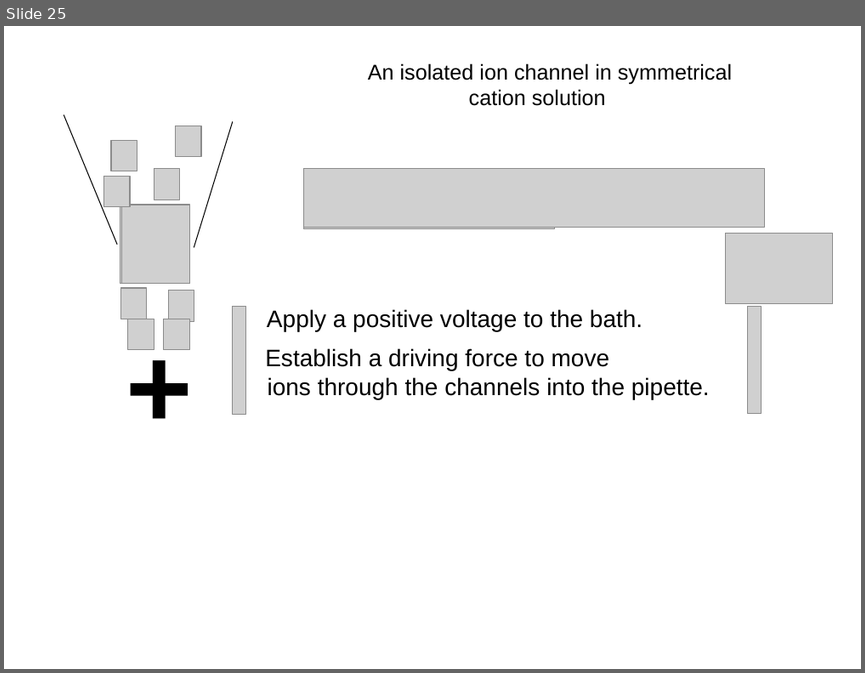
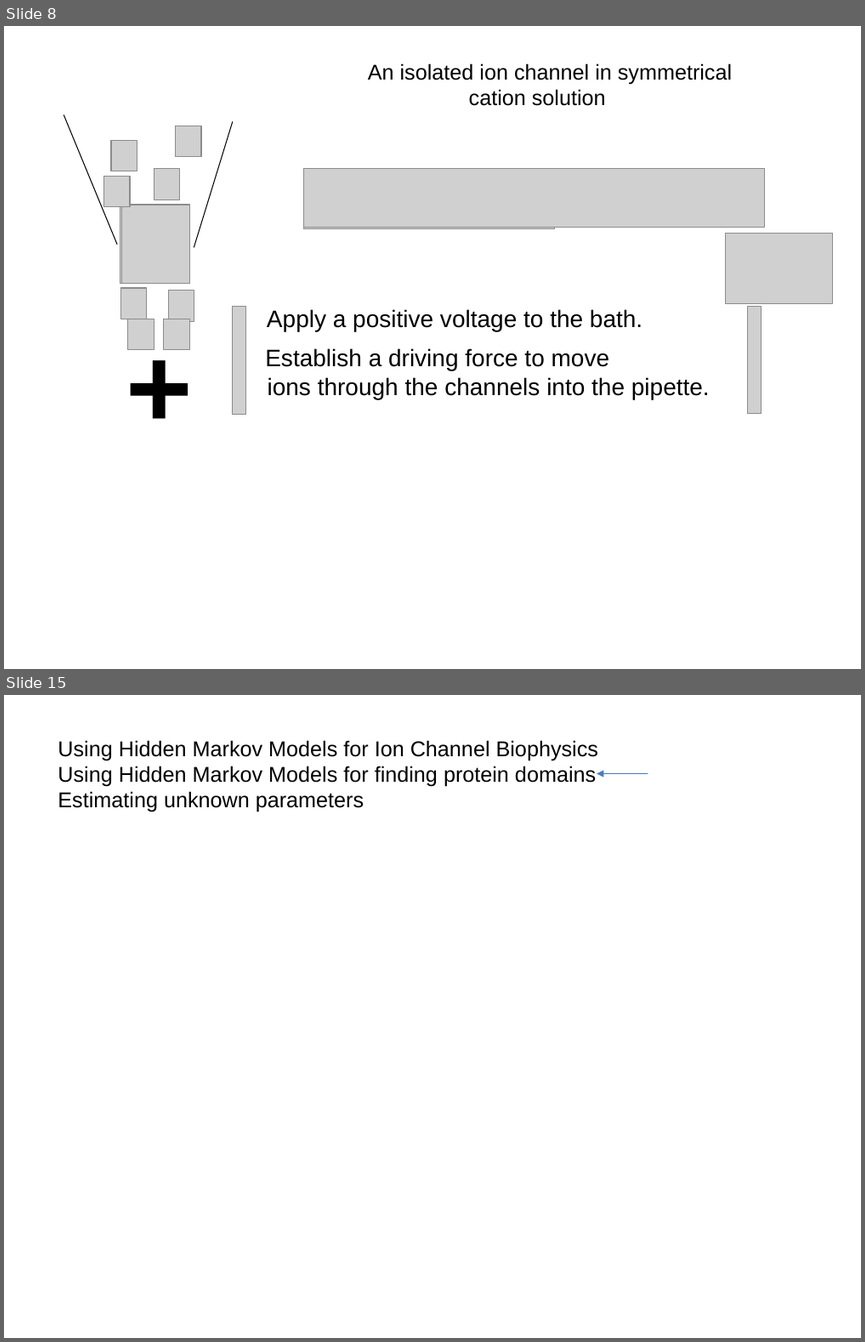
Before and after one commit to afodor/afodor.github.io, a slide deck: classes/stats2016/Lecture26.ppt. Shown one above the other, each under a label of ours: slide 25 before the commit, slides 8 and 15 after it; the slides between them are not shown. The pictures are 865x673 and 865x1342 pixels, drawn with LibreOffice and Linux fonts; fonts in the diff are those of the drawing; grey boxes stand for pictures. Boxes give left, top, right and bottom in pixels: in the first picture for what was removed or moved away, otherwise in the second. Text is boxed around its words. In the diff, an @@ line names an element or a change of style, - is before the commit and + after.

```diff
--- a/classes/stats2016/Lecture26.ppt
+++ b/classes/stats2016/Lecture26.ppt
@@ slide 15 added at (x1=4, y1=695, x2=861, y2=1338), background #FFFFFF @@
@@ text added at (x1=58, y1=740, x2=598, y2=812), 18 pt, text #000000 @@
+Using Hidden Markov Models for Ion Channel Biophysics
+Using Hidden Markov Models for finding protein domains
+Estimating unknown parameters
@@ arrow added from (647, 774) to (597, 774), #4A7EBB 0.74 pt @@
@@ what was slide 25 is now slide 8 @@
```
Also in this commit, not shown: 5 slides changed, 17 other slides added, 21 slides removed.
